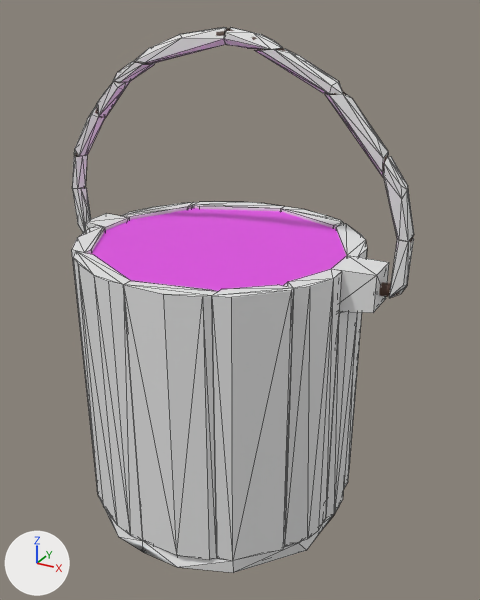
What one commit did to the FBX model Assets/Prefabs/Cup.fbx.
Before and after are seen from a 50 mm lens placed at (0.258, -0.437, 0.402), pointed at (0.017, 0.002, 0.182). The axes (+X, +Y, +Z) are drawn at lower left. The lights are the same throughout. Mesh edges are drawn as thin lines on the coarser meshes. Where no turn or scale is listed for an object, it has been applied to the vertices.

Before the edit, the objects in view are built like this:
```python
me_cup_collision_hull_12 = bpy.data.meshes.new('Cup Collision_hull_12')
me_cup_collision_hull_12.from_pydata(...)  # 14 vertices, 24 faces; spans x -0.009..0.052, y -0.113..-0.092, z 0.01..0.232
me_cup_collision_hull_15 = bpy.data.meshes.new('Cup Collision_hull_15')
me_cup_collision_hull_15.from_pydata(...)  # 10 vertices, 16 faces; spans x 0.102..0.114, y -0.018..0.014, z 0.01..0.199
me_cup_collision_hull_9 = bpy.data.meshes.new('Cup Collision_hull_9')
me_cup_collision_hull_9.from_pydata(...)  # 16 vertices, 28 faces; spans x 0.069..0.11, y 0.014..0.088, z 0.01..0.232
ob_cup_collision12 = bpy.data.objects.new('Cup Collision12', me_cup_collision_hull_15)
ob_cup_collision12.location = (0.0, 0.0, 0.0)
ob_cup_collision6 = bpy.data.objects.new('Cup Collision6', me_cup_collision_hull_9)
ob_cup_collision6.location = (0.0, 0.0, 0.0)
ob_cup_collision9 = bpy.data.objects.new('Cup Collision9', me_cup_collision_hull_12)
ob_cup_collision9.location = (0.0, 0.0, 0.0)
# also in view: 'Handle Collision9' at (0.063, 0.003, 0.363); 'Cup Collision11' at (0.098, -0.041, 0.121); 'Cup Collision2' at (-0.046, -0.095, 0.121); 'Handle Collision11' at (0.147, 0.001, 0.234); 'Cup Collision13' at (0.118, -0.002, 0.216)
```
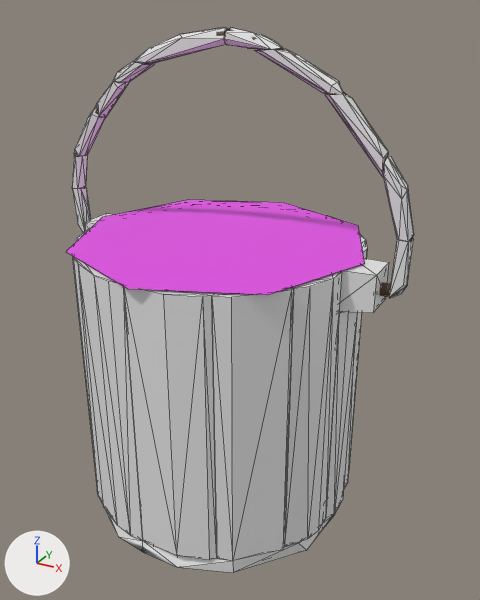
The change, as a diff of the scene's bpy script:
```diff
--- a/Assets/Prefabs/Cup.fbx.py
+++ b/Assets/Prefabs/Cup.fbx.py
@@ me_circle_002 @@
+me_circle_002.from_pydata([(0.0, 0.12, 0.234), (-0.085, 0.085, 0.234), (-0.12, 0.0, 0.234), (-0.085, -0.085, 0.234), (0.0, -0.12, 0.234), (0.085, -0.085, 0.234), (0.12, 0.0, 0.234), (0.085, 0.085, 0.234)], [], [(1, 2, 3, 4, 5, 6, 7, 0)])
+me_circle_002.materials.append(mat_collider)  # pink #e44be7
@@ ob_cupspout @@
+ob_cupspout = bpy.data.objects.new('CupSpout', me_circle_002)
+ob_cupspout.location = (0.0, 0.0, 0.0)
```

Location of each change, [x1, y1, x2, y2] in pixels of the pictures (480 x 600 px):
'CupSpout', added (pink): after [66, 200, 364, 295]
'Cup Container Collision', unchanged, covered by the edit: before [90, 208, 346, 291]
